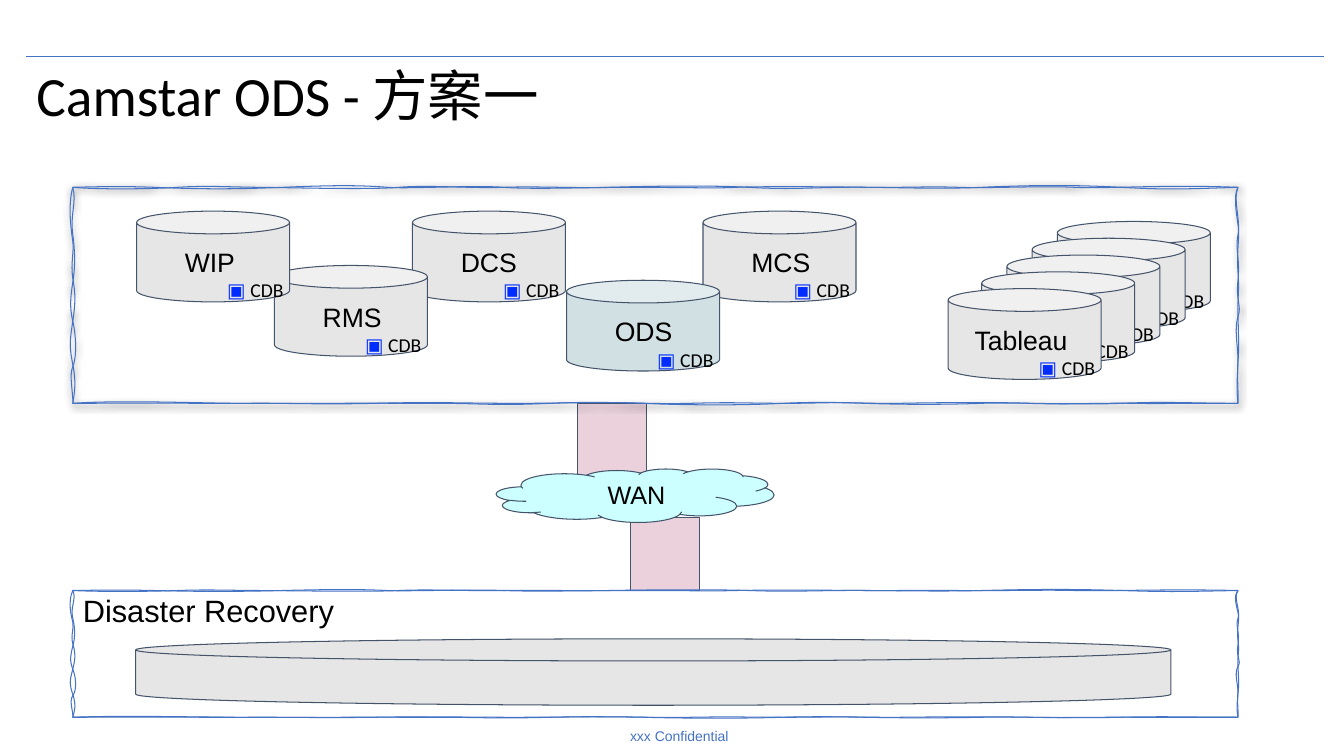
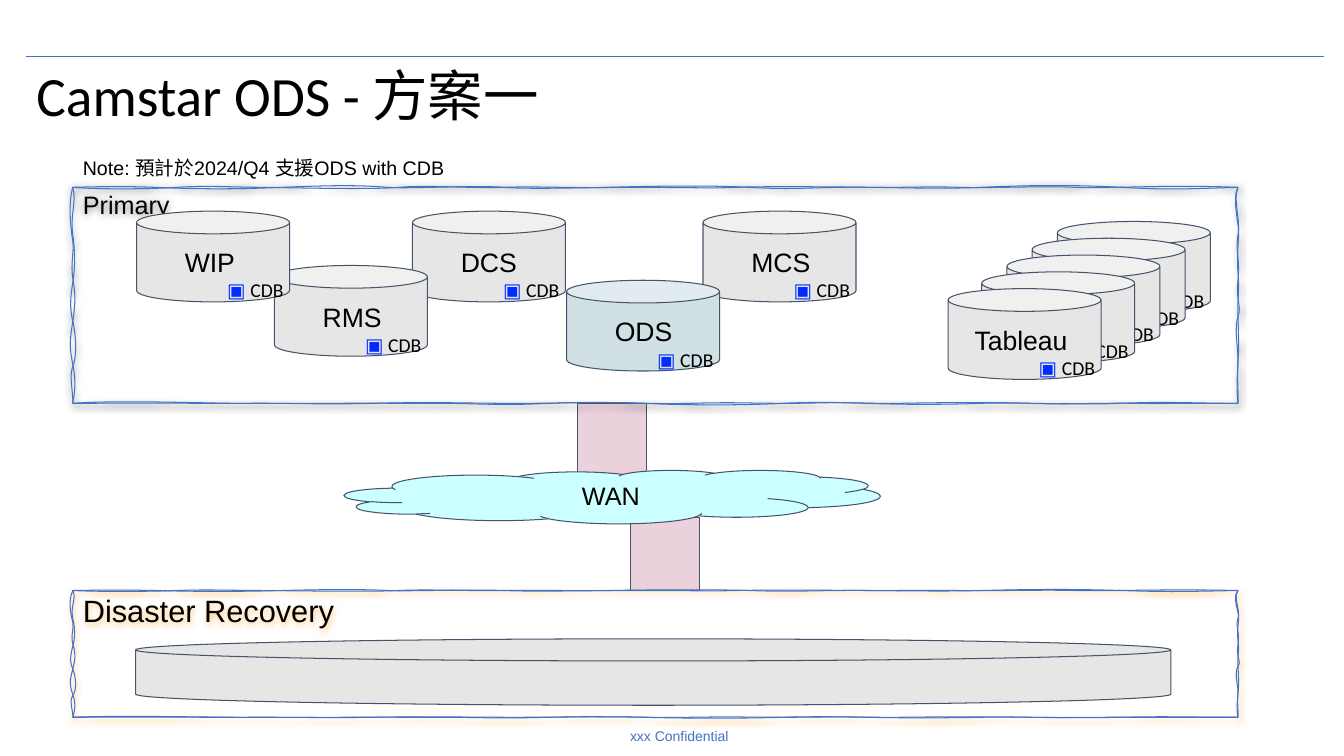
Before and after one commit to ivan5174/ivan5174.github.io, a slide deck: slide 1 of 景碩ODS方案.pptx. Drawn at 1344x756 pixels with LibreOffice and Linux fonts; fonts in the diff are those of the drawing. Boxes give left, top, right and bottom in pixels: in the first picture for what was removed or moved away, otherwise in the second. Text is boxed around its words. In the diff, an @@ line names an element or a change of style, - is before the commit and + after.

```diff
--- a/景碩ODS方案.pptx
+++ b/景碩ODS方案.pptx
@@ text added at [83,158,444,179], 14 pt, text #000000 @@
+Note: 預計於2024/Q4 支援ODS with CDB
@@ text in freeform shape at [83,195,170,219]: text added @@
+Primary
@@ cloud "WAN": place and size @@
-cloud "WAN" at [496,469,774,522]
+cloud "WAN" at [345,470,881,523]
@@ freeform shape "Disaster Recovery" at [73,591,1238,718]: shadow on @@
```
Also in this commit, not shown: 1 other slide changed.
